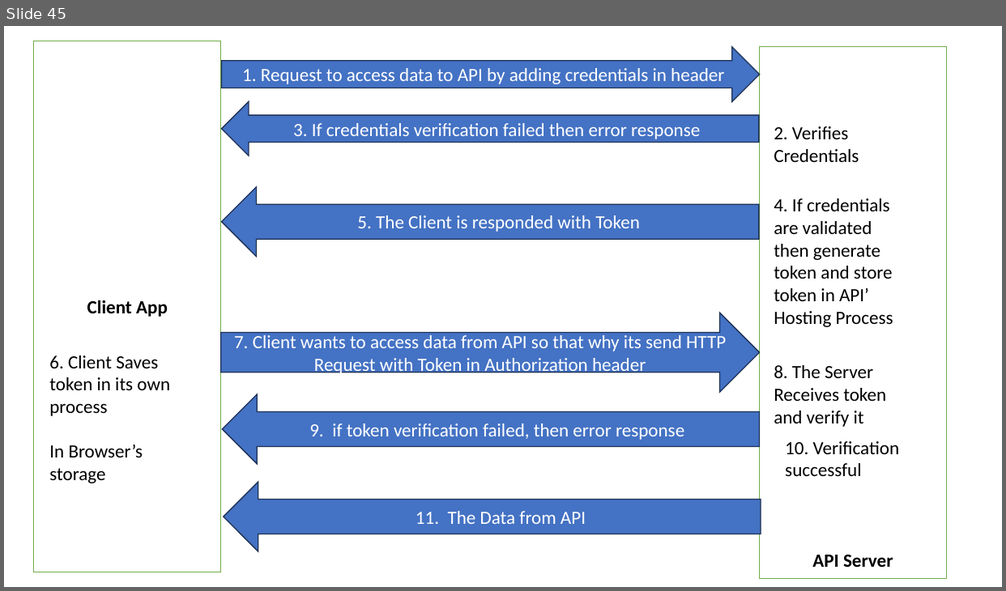
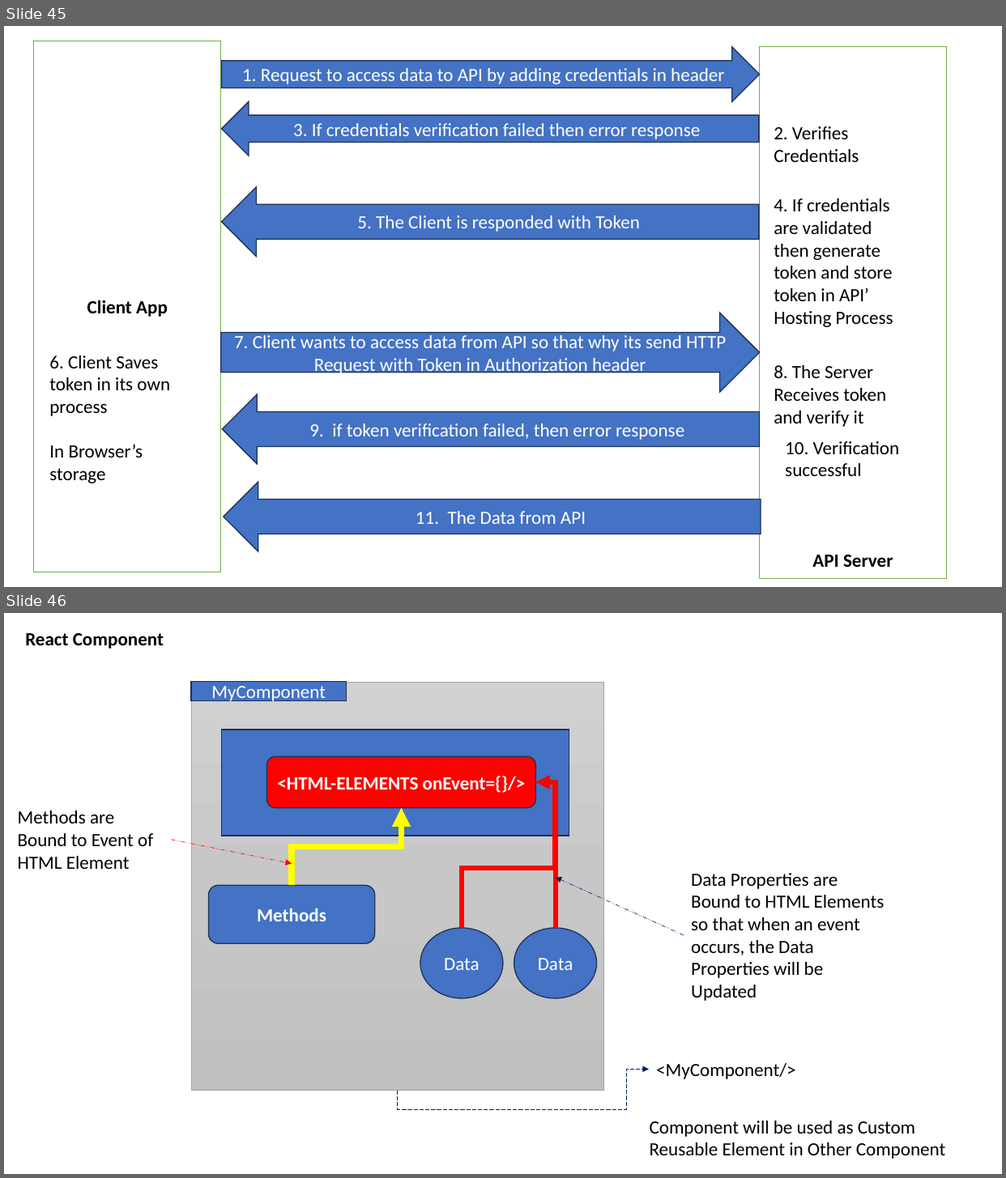
Before and after one commit to maheshsabnis/ugam, a slide deck: Training_Presentetions.pptx. Shown one above the other, each under a label of ours: slide 45 before the commit, slides 45 and 46 after it. The pictures are 1006x591 and 1006x1178 pixels, drawn with LibreOffice and Linux fonts; fonts in the diff are those of the drawing. Boxes give left, top, right and bottom in pixels: in the first picture for what was removed or moved away, otherwise in the second. Text is boxed around its words. In the diff, an @@ line names an element or a change of style, - is before the commit and + after.

```diff
--- a/Training_Presentetions.pptx
+++ b/Training_Presentetions.pptx
@@ slide 46 added at bbox=[4, 613, 1002, 1174], background #FFFFFF @@
@@ text added at bbox=[25, 633, 164, 649], 18 pt, text #000000, bold @@
+React Component
@@ rectangle added at bbox=[191, 682, 603, 1092], fill gradient #D2D2D2 to #C8C8C8 to #C0C0C0, outline #A5A5A5 0.5 pt @@
@@ rectangle added at bbox=[191, 682, 347, 701], fill #4472C4, outline #1E3256 1 pt, 18 pt, text #FFFFFF @@
+MyComponent
@@ rectangle added at bbox=[222, 730, 569, 836], fill #4472C4, outline #1E3256 1 pt @@
@@ rounded rectangle added at bbox=[266, 756, 535, 808], fill #FF0000, outline #1E3256 1 pt, 18 pt, text #FFFFFF, bold @@
+<HTML-ELEMENTS onEvent={}/>
@@ elbow arrow added from (462, 928) to (535, 782), #FF0000 4.5 pt @@
@@ elbow arrow added from (556, 928) to (535, 782), #FF0000 4.5 pt @@
@@ text added at bbox=[18, 811, 153, 869], 18 pt, text #000000 @@
+Methods are Bound to Event of HTML Element
@@ elbow arrow added from (292, 885) to (402, 807), #FFFF00 6 pt @@
@@ arrow added from (171, 840) to (292, 864), #FF0000 0.5 pt dashed @@
@@ arrow added from (684, 935) to (556, 877), #002060 0.5 pt dashed @@
@@ text added at bbox=[691, 873, 884, 1001], 18 pt, text #000000 @@
+Data Properties are Bound to HTML Elements so that when an event occurs, the Data Properties will be Updated
@@ rounded rectangle added at bbox=[208, 885, 374, 944], fill #4472C4, outline #1E3256 1 pt, 18 pt, text #FFFFFF, bold @@
+Methods
@@ ellipse added at bbox=[420, 928, 503, 999], fill #4472C4, outline #1E3256 1 pt, 18 pt, text #FFFFFF @@
+Data
@@ ellipse added at bbox=[513, 928, 596, 999], fill #4472C4, outline #1E3256 1 pt, 18 pt, text #FFFFFF @@
+Data
@@ elbow arrow added from (398, 1091) to (650, 1070), #002060 0.5 pt dashed @@
@@ text added at bbox=[656, 1063, 796, 1080], 18 pt, text #000000 @@
+<MyComponent/>
@@ text added at bbox=[650, 1121, 945, 1159], 18 pt, text #000000 @@
+Component will be used as Custom Reusable Element in Other Component
```
Also in this commit, not shown: 1 other file.
